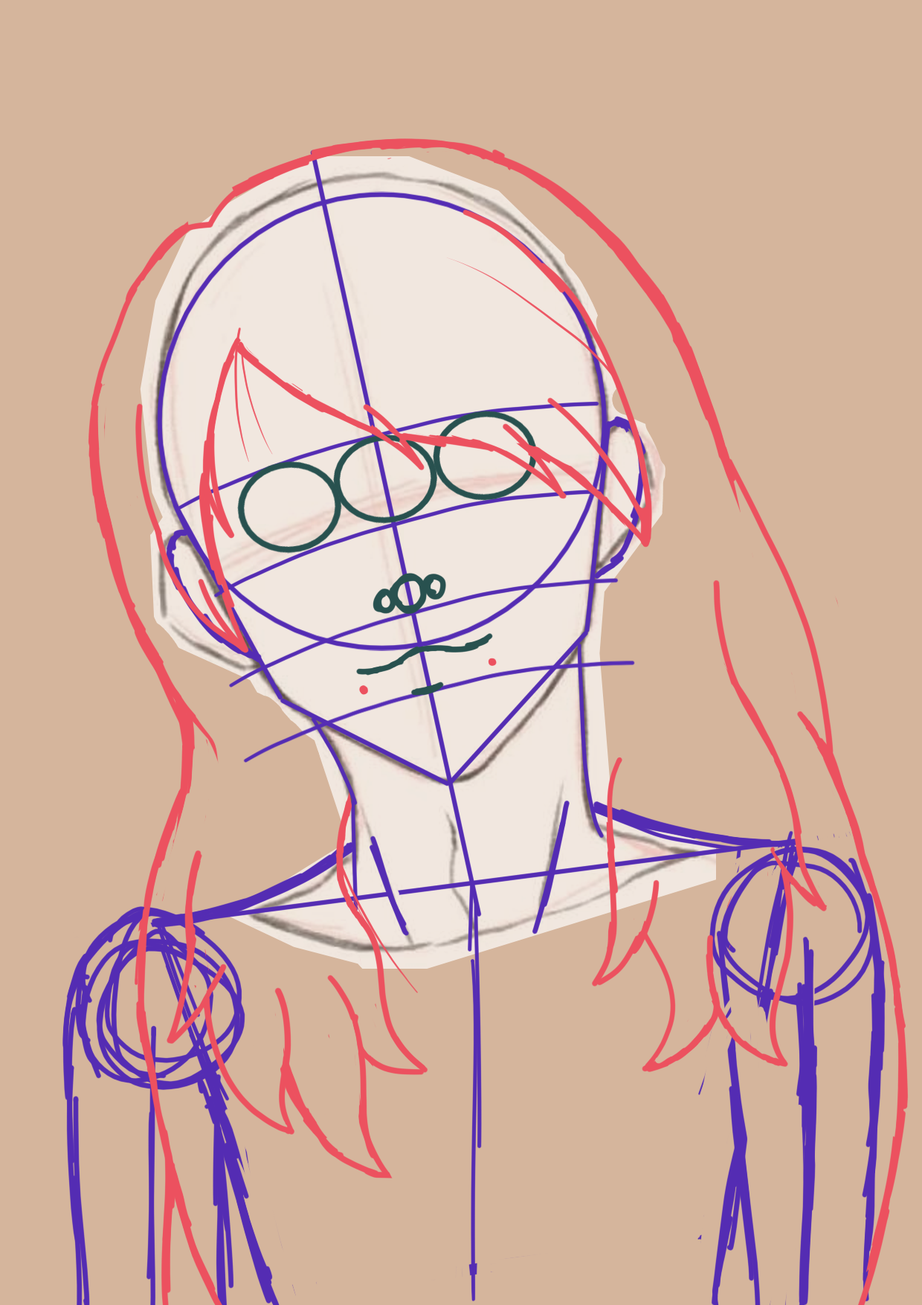
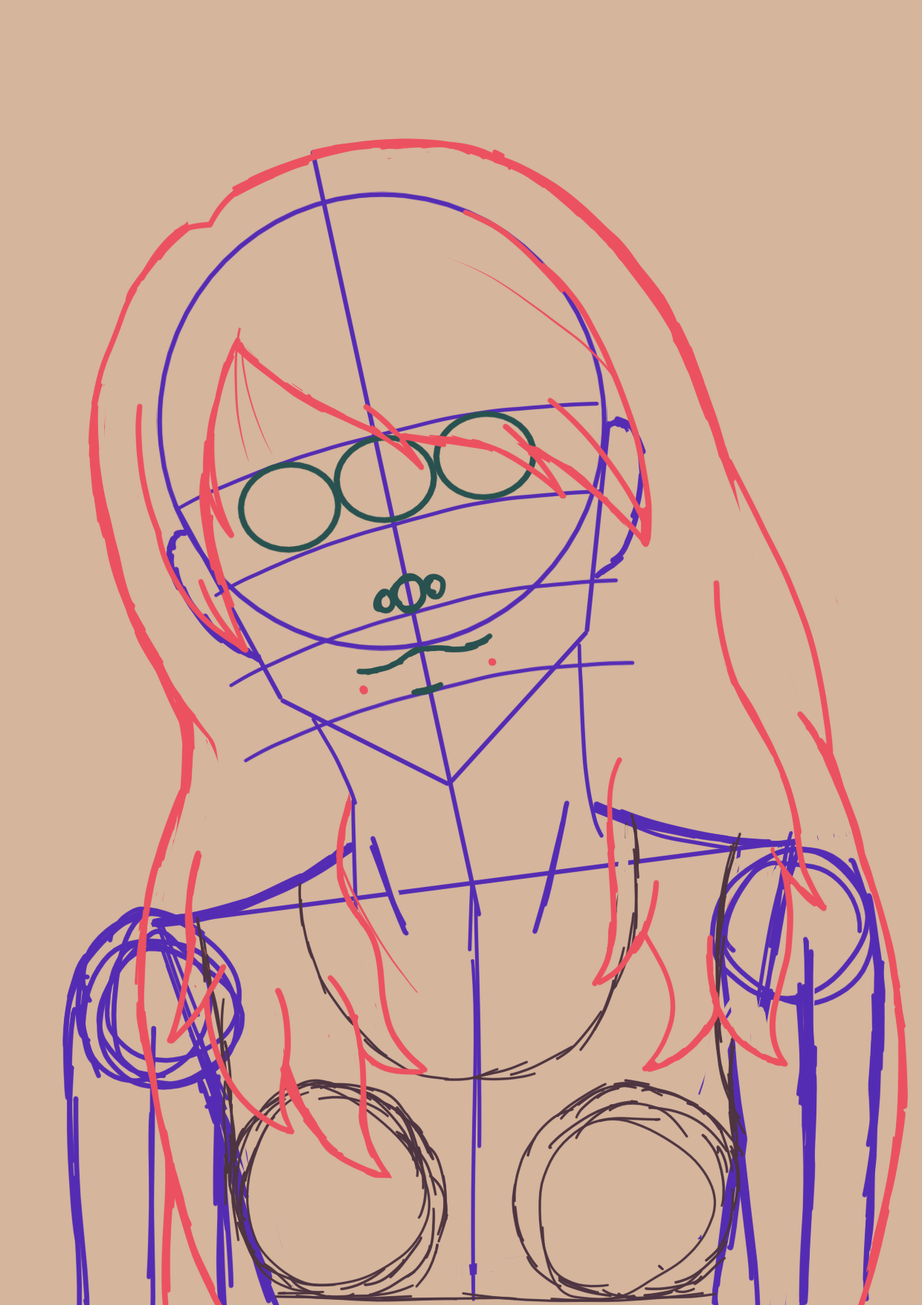
The second 922 × 1305 image is a revision of the first. Changes to its layers:
renamed "Paint Layer 1" to "hair", painted on it over [139, 156, 747, 1303]
painted on "Copy of Paint Layer 2" (2nd of 2, in "Group 3") over [389, 381, 581, 525]
renamed "Paint Layer 1 Merged" to "body", painted on it over [139, 156, 747, 1303]
hid "Paint Layer 2(pasted)", painted on it over [139, 156, 742, 1002]
